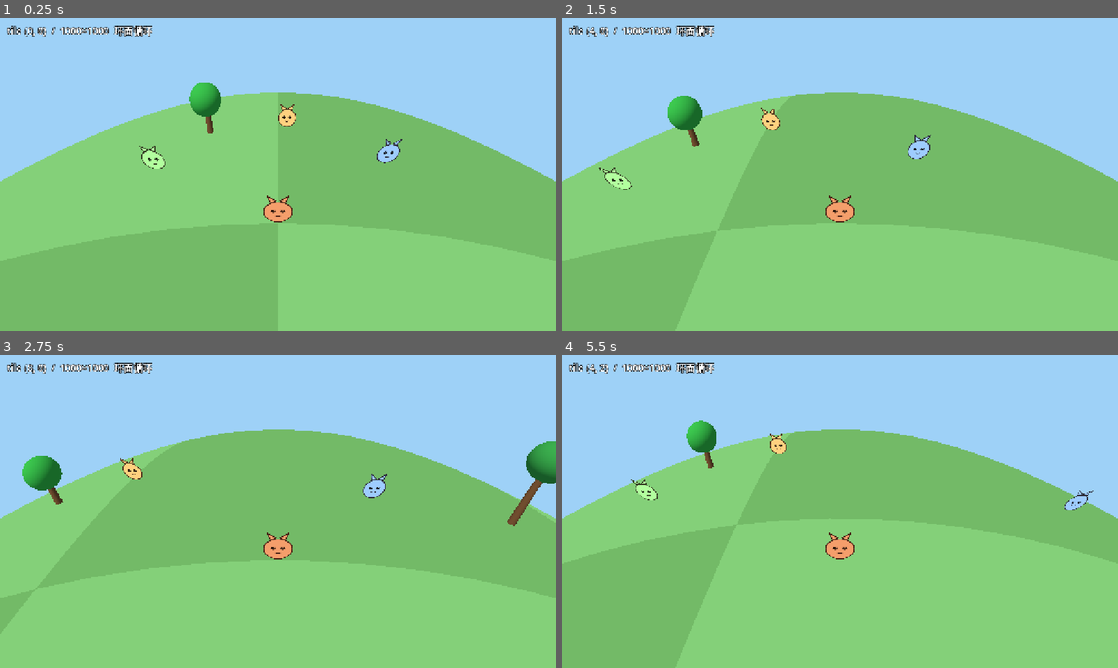
Above: before the commit, frames 1-4 (two rows, left to right).
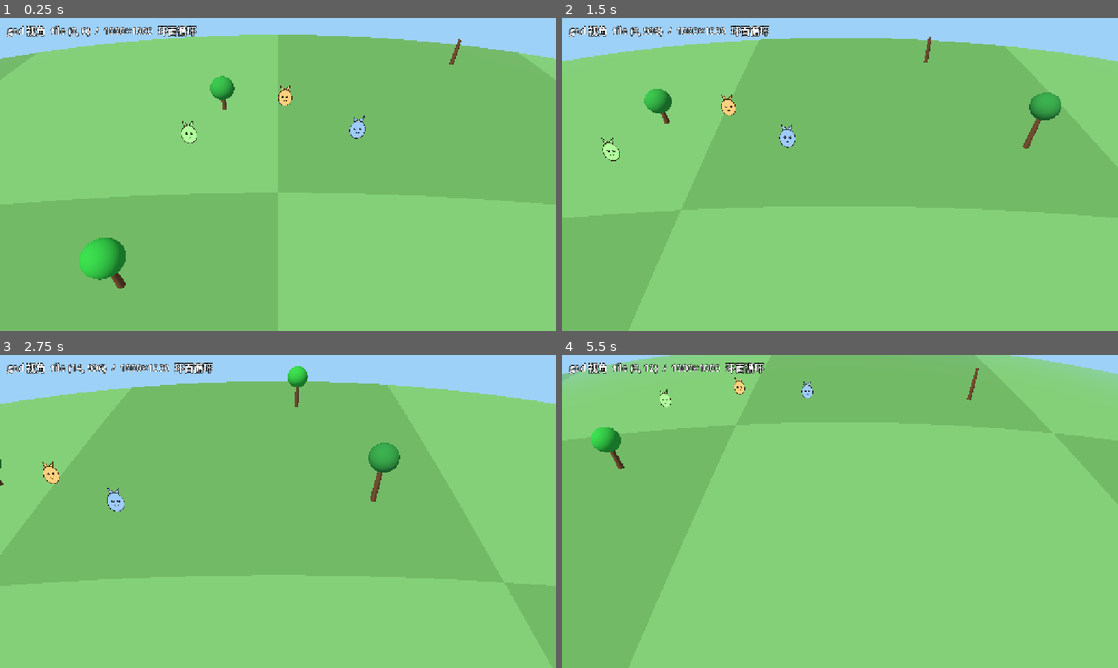
Above: after the commit, the same moments.

Repository: hoveychen/maliang
Game: Godot game, scene res://main.tscn
Same seed, same stepped clock (60 frames per second), same inputs: the game is played once before the commit and once after it.
Inputs (mouse positions are in pixels of both pictures, inside the frame that each line leads up to):
- Up to frame 1 (0.25 s): no input
- Up to frame 2 (1.5 s): tap Enter (ui_accept) at 0.5, 0.77 s; move the mouse to (962, 158) at 0.52 s; hold Right (ui_right) 0.53-1.25 s; click (962, 158) at 0.67 s; drag from (728, 190) to (812, 237) at 1.27 s
- Up to frame 3 (2.75 s): move the mouse to (333, 442) at 2.02 s; hold Right (ui_right) from 2.03 s (still down); click (333, 442) at 2.17 s
- Up to frame 4 (5.5 s): release Right (ui_right) at 2.75 s; drag from (812, 574) to (673, 464) at 2.77 s; move the mouse to (1006, 558) at 3.52 s; hold Left (ui_left) 3.53-4.25 s; click (1006, 558) at 3.67 s; tap Enter (ui_accept) at 3.77, 5 s; drag from (673, 464) to (756, 433) at 4.27 s; move the mouse to (867, 511) at 5.02 s; hold Down (ui_down) from 5.03 s (still down); click (867, 511) at 5.17 s

The runs differ from the first frame. In frame 1, 29% of the frame differs, in the area x 0-100%, y 2-87%; in frame 2, 27%; in frame 3, 26%; in frame 4, 34%, in the area x 0-100%, y 0-66%.

Commit message:
feat(client): god/RTS 相机重做 — 无玩家、固定16:9、god 4/5 高角+lock 3/4 平视过渡、织梦岛固定小倾斜、自主wander、深度雾无限地平线
- 去玩家角色; god 相机自由平移(拖拽/方向键)+滚轮缩放; focus_logical 驱动浮动原点
- 固定 16:9(stretch keep); god 47°(露~一线天空) / lock 30° 平视, pitch/dist/focus 平滑过渡
- PaperCharacter 关 billboard, 改面向相机方向+固定小倾角(随相机角度调), 织梦岛/纸片马里奥式站立
- 角色自主 ambient wander(循环); 极缓曲率(0.0015)大半径; chunk R=7 + 深度雾 → 远处渐隐天空、无硬切
- 点角色 lock 跟随 3/4 / 点空白回 god

Diff:
--- a/project.godot
+++ b/project.godot
@@ -24,7 +24,7 @@
 window/size/viewport_width=1280
 window/size/viewport_height=720
 window/stretch/mode="canvas_items"
-window/stretch/aspect="expand"
+window/stretch/aspect="keep"
 window/handheld/orientation=1
 
 [rendering]
--- a/scripts/bend_mat.gd
+++ b/scripts/bend_mat.gd
@@ -3,7 +3,7 @@
 ## 共享 world-bending ShaderMaterial 工厂。
 ## 所有世界几何（地块/树/角色）都用它，才能统一跟随弯曲。
 
-const CURVATURE := 0.007
+const CURVATURE := 0.0015  ## 动森式大半径：极缓曲率，大部分平地感、远处缓弯隐去天空
 static var _shader: Shader = null
 
 static func _shared_shader() -> Shader:
--- a/scripts/chunk_manager.gd
+++ b/scripts/chunk_manager.gd
@@ -8,7 +8,7 @@
 const CHUNK_TILES := 25
 const CHUNK_WORLD := float(CHUNK_TILES) * WorldGrid.TILE_SIZE          ## 50.0
 const CHUNKS_PER_SIDE := WorldGrid.GRID_TILES / CHUNK_TILES            ## 40
-const R := 5                                                          ## 半径（区块数）→ 11×11
+const R := 7                                                          ## 半径（区块数）→ 15×15（更平视角铺到地平线）
 
 ## slot 数组，每项 { root:Node3D, tile:MeshInstance3D, deco:Node3D, wrapped:Vector2i }
 var _slots: Array = []
--- a/scripts/paper_character.gd
+++ b/scripts/paper_character.gd
@@ -1,6 +1,8 @@
 class_name PaperCharacter
 extends Sprite3D
-## HD-2D 纸片角色：3D 世界里的 2D 立绘，绕 Y 轴朝向相机。
+## HD-2D 纸片角色：3D 世界里的 2D 立绘。不用 billboard——而是面向相机方向 +
+## 固定小倾角（织梦岛/纸片马里奥式：站在地上、面向玩家，仍有立体感）。
+## 倾角由 world.gd 随相机角度设置（rotation.x）。相机方位固定在 +Z，故默认朝向即正对相机。
 
 var char_name: String = "小伙伴"
 
@@ -8,11 +10,11 @@
 	texture = tex
 	modulate = color
 	char_name = cname
-	billboard = BaseMaterial3D.BILLBOARD_FIXED_Y
+	billboard = BaseMaterial3D.BILLBOARD_DISABLED
 	pixel_size = 0.02
 	shaded = false
 	double_sided = true
 	alpha_cut = SpriteBase3D.ALPHA_CUT_DISCARD
 	texture_filter = BaseMaterial3D.TEXTURE_FILTER_LINEAR
-	# 把锚点移到脚底：纹理高 160 → 上移半高，使底边落在节点原点
+	# 把锚点移到脚底：纹理高 160 → 上移半高，使底边落在节点原点（绕脚底倾斜）
 	offset = Vector2(0.0, 80.0)
--- a/scripts/world.gd
+++ b/scripts/world.gd
@@ -4,11 +4,23 @@
 ## 逻辑/数据是纯平铺环面；弯曲只在渲染。角色精灵不走 shader，改用 CPU 复算
 ## 弯曲量、沿相机上方向落到弯曲地表（曲面世界放置物体的通用解法）。
 
-const PLAYER_SPEED := 12.0
-const CAM_OFFSET := Vector3(0.0, 15.0, 13.0)
+const PAN_SPEED := 28.0           ## god 相机平移速度（世界单位/秒）
+const GOD_PITCH_DEG := 47.0       ## 默认 god 视角：地平线落屏幕 ~4/5 高度（约 20% 天空）
+const LOCK_PITCH_DEG := 30.0      ## lock 跟随：明显放平（3/4 平视，地平线 ~3/4、约 25% 天空）
+const SPRITE_LEAN_FACTOR := 0.55  ## 角色固定倾角 = (90-相机角)*该系数（站立感+面向相机折中）
+const GOD_DIST := 36.0
+const LOCK_DIST := 20.0
+const ZOOM_MIN := 16.0
+const ZOOM_MAX := 64.0
+const CAM_EASE := 6.0             ## 视角过渡速度（pitch/dist/focus 一起缓动）
 const PICK_RADIUS_PX := 80.0
 
-var player_logical := Vector2.ZERO
+var focus_logical := Vector2.ZERO ## god 相机在环面上聚焦的逻辑坐标（取代玩家）
+var _cur_pitch := GOD_PITCH_DEG
+var _cur_dist := GOD_DIST
+var _target_pitch := GOD_PITCH_DEG
+var _target_dist := GOD_DIST
+var _locked: PaperCharacter = null ## lock 跟随的角色（null=god 自由模式）
 var camera: Camera3D
 var chunk_manager: ChunkManager
 var coord_label: Label
@@ -16,11 +28,12 @@
 
 var critter_tex: Texture2D
 var ear_tex: Texture2D
-var player_char: PaperCharacter
 var npcs: Array = []              ## [{ node:PaperCharacter, logical:Vector2 }]
 var selected: PaperCharacter = null
 var ear_icon: Sprite3D
-var _cam_up := Vector3.UP         ## 相机上方向（固定），弯曲补偿用
+var _cam_up := Vector3.UP         ## 相机上方向（弯曲补偿用，随相机更新）
+var _dragging := false
+var _press_pos := Vector2.ZERO
 
 # M2 语音交互
 var backend: Backend
@@ -50,7 +63,6 @@
 	chunk_manager.name = "ChunkManager"
 	add_child(chunk_manager)
 	_setup_camera()
-	_setup_player()
 	_setup_npcs()
 	_setup_ear()
 	_setup_hud()
@@ -92,24 +104,32 @@
 	env.ambient_light_source = Environment.AMBIENT_SOURCE_COLOR
 	env.ambient_light_color = Color(0.72, 0.78, 0.85)
 	env.ambient_light_energy = 0.6
+	# 深度雾：远处地面渐隐到天空色 → chunk 边界雾化进天空、自然无限地平线
+	env.fog_enabled = true
+	env.fog_mode = Environment.FOG_MODE_DEPTH
+	env.fog_light_color = Color(0.62, 0.82, 0.97)
+	env.fog_light_energy = 1.0
+	env.fog_depth_begin = 80.0
+	env.fog_depth_end = 230.0
+	env.fog_depth_curve = 1.0
 	we.environment = env
 	add_child(we)
 
 func _setup_camera() -> void:
 	camera = Camera3D.new()
 	camera.name = "Camera"
-	camera.fov = 58.0
-	camera.far = 600.0
+	camera.fov = 50.0
+	camera.far = 900.0
 	add_child(camera)
-	camera.global_position = CAM_OFFSET
-	camera.look_at(Vector3(0.0, 1.0, 0.0), Vector3.UP)
+	_update_camera()
+
+## 相机固定在渲染原点上方、看向原点；平移靠改 focus_logical（世界相对滚动），
+## 角度(pitch)/距离(dist) 由 god/lock 目标缓动得到。
+func _update_camera() -> void:
+	var pitch := deg_to_rad(_cur_pitch)
+	camera.global_position = Vector3(0.0, sin(pitch) * _cur_dist, cos(pitch) * _cur_dist)
+	camera.look_at(Vector3.ZERO, Vector3.UP)
 	_cam_up = camera.global_transform.basis.y
-
-func _setup_player() -> void:
-	player_char = PaperCharacter.new()
-	add_child(player_char)
-	player_char.setup(critter_tex, Color(0.96, 0.62, 0.42), "你")
-	_place_on_bent_ground(player_char, Vector3.ZERO)
 
 func _setup_npcs() -> void:
 	var defs := [
@@ -122,11 +142,24 @@
 		add_child(npc)
 		npc.setup(critter_tex, d["color"], d["name"])
 		npcs.append({ "node": npc, "logical": d["logical"] })
+		_start_ambient_wander(npcs[npcs.size() - 1])
+
+## 让角色自主活动：循环「等一会 → 就近 wander」。
+func _start_ambient_wander(npc_dict: Dictionary) -> void:
+	var ex := BehaviorExecutor.new()
+	ex.setup(npc_dict, {
+		"commands": [
+			{ "type": "wait", "params": { "duration": randf_range(1.0, 3.5) } },
+			{ "type": "wander", "params": { "radius": 7.0 } },
+		],
+		"loop": true,
+	})
+	_executors.append(ex)
 
 func _setup_ear() -> void:
 	ear_icon = Sprite3D.new()
 	ear_icon.texture = ear_tex
-	ear_icon.billboard = BaseMaterial3D.BILLBOARD_FIXED_Y
+	ear_icon.billboard = BaseMaterial3D.BILLBOARD_ENABLED
 	ear_icon.pixel_size = 0.02
 	ear_icon.shaded = false
 	ear_icon.alpha_cut = SpriteBase3D.ALPHA_CUT_DISCARD
@@ -188,7 +221,7 @@
 
 	# 角色头顶情绪气泡（占位：真实游戏用图标）
 	emotion_bubble = Label3D.new()
-	emotion_bubble.billboard = BaseMaterial3D.BILLBOARD_FIXED_Y
+	emotion_bubble.billboard = BaseMaterial3D.BILLBOARD_ENABLED
 	emotion_bubble.pixel_size = 0.02
 	emotion_bubble.modulate = Color.WHITE
 	emotion_bubble.outline_size = 12
@@ -203,14 +236,24 @@
 	l.add_theme_constant_override("outline_size", 6)
 
 func _physics_process(delta: float) -> void:
+	# 方向键平移 god 相机聚焦点（拖拽平移在 _unhandled_input）
 	var input := Input.get_vector("ui_left", "ui_right", "ui_up", "ui_down")
 	if input != Vector2.ZERO:
-		player_logical = WorldGrid.wrap_pos(player_logical + input * PLAYER_SPEED * delta)
+		focus_logical = WorldGrid.wrap_pos(focus_logical + input * PAN_SPEED * delta)
 
 func _process(delta: float) -> void:
 	_step_executors(delta)
-	chunk_manager.update(player_logical)
-	_place_on_bent_ground(player_char, Vector3.ZERO)
+	# 视角缓动（god ↔ lock 的 pitch/dist 过渡）
+	var t := minf(1.0, CAM_EASE * delta)
+	_cur_pitch = lerpf(_cur_pitch, _target_pitch, t)
+	_cur_dist = lerpf(_cur_dist, _target_dist, t)
+	# lock 时聚焦缓动跟随选中角色（它可能在自主走动）
+	if _locked != null and is_instance_valid(_locked):
+		var lg: Vector2 = _find_npc_dict(_locked).get("logical", focus_logical)
+		var fd := WorldGrid.shortest_delta(focus_logical, lg)
+		focus_logical = WorldGrid.wrap_pos(focus_logical + fd * t)
+	_update_camera()
+	chunk_manager.update(focus_logical)
 	_reposition_npcs()
 	_update_ear()
 	_update_emotion_bubble()
@@ -222,9 +265,13 @@
 	_executors = _executors.filter(func(e: BehaviorExecutor) -> bool: return not e.is_done())
 
 func _reposition_npcs() -> void:
-	for n in npcs:
-		var d: Vector2 = WorldGrid.shortest_delta(player_logical, n["logical"])
-		_place_on_bent_ground(n["node"], Vector3(d.x, 0.0, d.y))
+	# 固定小倾角：随当前相机角度调（站立感 + 面向相机的折中），绕脚底前倾
+	var lean := deg_to_rad((90.0 - _cur_pitch) * SPRITE_LEAN_FACTOR)
+	for n in npcs:
+		var d: Vector2 = WorldGrid.shortest_delta(focus_logical, n["logical"])
+		var node: Node3D = n["node"]
+		_place_on_bent_ground(node, Vector3(d.x, 0.0, d.y))
+		node.rotation = Vector3(-lean, 0.0, 0.0)
 
 ## 把节点放到「弯曲后」的地表位置：先算视图空间弯曲下沉量，再沿相机上方向补偿。
 func _place_on_bent_ground(node: Node3D, base_world: Vector3) -> void:
@@ -240,8 +287,8 @@
 		ear_icon.visible = false
 
 func _update_hud() -> void:
-	var t := WorldGrid.to_tile(player_logical)
-	coord_label.text = "tile (%d, %d)  /  %d×%d  环面循环" % [t.x, t.y, WorldGrid.GRID_TILES, WorldGrid.GRID_TILES]
+	var t := WorldGrid.to_tile(focus_logical)
+	coord_label.text = "god 视角  tile (%d, %d)  /  %d×%d  环面循环" % [t.x, t.y, WorldGrid.GRID_TILES, WorldGrid.GRID_TILES]
 
 func _unhandled_input(event: InputEvent) -> void:
 	# 调试：选中角色后按 Enter/空格。小神仙→造角色；其他→本地 move_to（离线演示）。
@@ -253,18 +300,53 @@
 			_show_emotion("wave")
 			_run_behavior(selected, { "commands": [{ "type": "move_to", "params": {} }], "loop": false })
 		return
-	var p := Vector2.INF
-	if event is InputEventMouseButton and event.pressed and event.button_index == MOUSE_BUTTON_LEFT:
-		p = event.position
-	elif event is InputEventScreenTouch and event.pressed:
-		p = event.position
-	if p == Vector2.INF:
-		return
-	var hit := _pick_npc(p)
+	# 缩放（滚轮）
+	if event is InputEventMouseButton and event.pressed and _locked == null:
+		if event.button_index == MOUSE_BUTTON_WHEEL_UP:
+			_target_dist = clampf(_target_dist - 3.0, ZOOM_MIN, ZOOM_MAX)
+			return
+		if event.button_index == MOUSE_BUTTON_WHEEL_DOWN:
+			_target_dist = clampf(_target_dist + 3.0, ZOOM_MIN, ZOOM_MAX)
+			return
+	# 鼠标：按下记录，移动判定为拖拽平移，松开若未拖拽则拾取
+	if event is InputEventMouseButton and event.button_index == MOUSE_BUTTON_LEFT:
+		if event.pressed:
+			_dragging = false
+			_press_pos = event.position
+		elif not _dragging:
+			_tap_pick(event.position)
+		return
+	if event is InputEventMouseMotion and (event.button_mask & MOUSE_BUTTON_MASK_LEFT) != 0:
+		if event.position.distance_to(_press_pos) > 6.0:
+			_dragging = true
+		_pan_by_screen(event.relative)
+		return
+	# 触屏：拖动平移，点触拾取
+	if event is InputEventScreenDrag:
+		_dragging = true
+		_pan_by_screen(event.relative)
+		return
+	if event is InputEventScreenTouch:
+		if event.pressed:
+			_dragging = false
+			_press_pos = event.position
+		elif not _dragging:
+			_tap_pick(event.position)
+		return
+
+func _tap_pick(screen_pos: Vector2) -> void:
+	var hit := _pick_npc(screen_pos)
 	if hit != null:
 		_enter_interaction(hit)
 	else:
 		_exit_interaction()
+
+## 屏幕拖动 → 世界平移（抓住地图拖的手感；高角俯视下屏幕 x→世界x，y→世界z）
+func _pan_by_screen(rel: Vector2) -> void:
+	if _locked != null:
+		return # lock 模式由跟随驱动，不手动平移
+	var k := _cur_dist * 0.0016
+	focus_logical = WorldGrid.wrap_pos(focus_logical - Vector2(rel.x, rel.y) * k)
 
 ## 屏幕空间拾取：精灵未弯曲，其屏幕位置 = unproject(实际渲染坐标)，与点击对比。
 func _pick_npc(screen_pos: Vector2) -> PaperCharacter:
@@ -284,6 +366,10 @@
 
 func _enter_interaction(npc: PaperCharacter) -> void:
 	selected = npc
+	# lock：相机平滑切到更低角(3/4)+拉近，聚焦跟随该角色
+	_locked = npc
+	_target_pitch = LOCK_PITCH_DEG
+	_target_dist = LOCK_DIST
 	banner.text = "%s 在听你说话呀" % npc.char_name
 	banner.visible = true
 	listen_btn.visible = true
@@ -293,6 +379,10 @@
 
 func _exit_interaction() -> void:
 	selected = null
+	# 切回 god 自由视角（平滑过渡）
+	_locked = null
+	_target_pitch = GOD_PITCH_DEG
+	_target_dist = GOD_DIST
 	banner.visible = false
 	listen_btn.visible = false
 	send_btn.visible = false
@@ -324,10 +414,10 @@
 	var chars: Array = world.get("characters", [])
 	for c in chars:
 		await _spawn_server_character(c as Dictionary, Vector2.INF)
-	# 玩家落到世界中心（小神仙所在），让初始就在小神仙旁边
+	# 相机聚焦到世界中心（小神仙所在）
 	var fairy := _find_fairy()
 	if not fairy.is_empty():
-		player_logical = fairy["logical"]
+		focus_logical = fairy["logical"]
 
 func _find_fairy() -> Dictionary:
 	for n in npcs:
@@ -362,6 +452,8 @@
 		var pos: Dictionary = c.get("position", {})
 		logical = Vector2(float(pos.get("tileX", 500)), float(pos.get("tileY", 500))) * WorldGrid.TILE_SIZE
 	npcs.append({ "node": npc, "logical": logical, "id": String(c.get("id", "")), "is_fairy": bool(c.get("isFairy", false)) })
+	if not bool(c.get("isFairy", false)):
+		_start_ambient_wander(npcs[npcs.size() - 1])
 
 func _on_gen_progress(stage: String) -> void:
 	thinking_label.text = "施法中… (%s)" % stage
@@ -371,7 +463,7 @@
 	thinking_label.visible = false
 	# 新角色在小神仙旁边降生
 	var fairy := _find_fairy()
-	var anchor: Vector2 = fairy["logical"] if not fairy.is_empty() else player_logical
+	var anchor: Vector2 = fairy["logical"] if not fairy.is_empty() else focus_logical
 	var spawn_at: Vector2 = anchor + Vector2(6.0, 4.0)
 	await _spawn_server_character(character, spawn_at)
 	banner.text = "%s 来啦！" % String(character.get("name", "新朋友"))
--- a/tools/fps.gd
+++ b/tools/fps.gd
@@ -10,7 +10,7 @@
 func _process(_d: float) -> bool:
 	f += 1
 	if w != null:
-		w.player_logical = WorldGrid.wrap_pos(w.player_logical + Vector2(4.0, 1.5))
+		w.focus_logical = WorldGrid.wrap_pos(w.focus_logical + Vector2(4.0, 1.5))
 	if f > 30:
 		acc += Engine.get_frames_per_second()
 		n += 1
--- a/tools/shoot.gd
+++ b/tools/shoot.gd
@@ -24,7 +24,7 @@
 	_frames += 1
 	# 注入一个目标逻辑坐标，让 chunk/wrap 体现出来
 	if _frames == 5 and _world != null and (_mx != 0.0 or _mz != 0.0):
-		_world.player_logical = WorldGrid.wrap_pos(Vector2(_mx, _mz))
+		_world.focus_logical = WorldGrid.wrap_pos(Vector2(_mx, _mz))
 	# 合成一次点击，命中第一个 NPC，验证拾取 + 进交互模式
 	if _frames == 10 and OS.get_environment("SHOT_TAP") == "1" and _world != null:
 		var npc = _world.npcs[0]["node"]
Not shown, added: _god1.png.import
